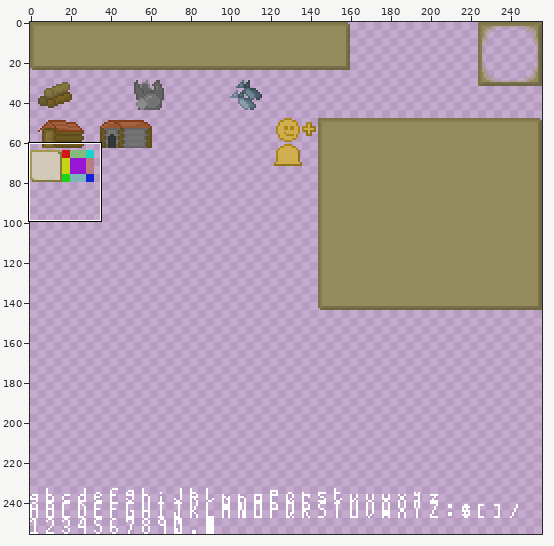
Two versions of one sprite sheet, res/gui.png. Above, an overview of the earlier version with the close-up marked.
Close-up. The starting point:
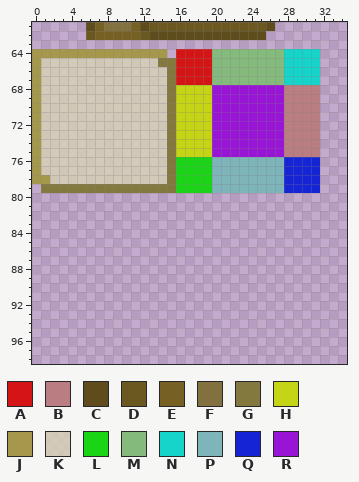
The file is 256x256 pixels. Colours within 5 levels of each other are drawn and written as one. Shown: x 0..34, y 61..98.
Palette (. is transparent): A #d51515  B #ba7d81  C #5e4c1c  D #6b5720  E #766023  F #82703f  G #83783e  H #c5d515  J #a6984b  K #d7d2b5cc  L #19d515  M #85ba7d  N #15d5ca  P #7db5ba  Q #1524d5  R #9815d5
Pixels before, first column x 0:
61 ......CEFFFECDDDDDDDDDDDDDC.....
62 ......DEEEEEDCCCCCCCCCCCCC......
63 ................................
64 JJJJJJJJJJJJJJJ.AAAAMMMMMMMMNNNN
65 JKKKKKKKKKKKKKGGAAAAMMMMMMMMNNNN
66 JKKKKKKKKKKKKKKGAAAAMMMMMMMMNNNN
67 JKKKKKKKKKKKKKKGAAAAMMMMMMMMNNNN
68 JKKKKKKKKKKKKKKGHHHHRRRRRRRRBBBB
69 JKKKKKKKKKKKKKKGHHHHRRRRRRRRBBBB
70 JKKKKKKKKKKKKKKGHHHHRRRRRRRRBBBB
71 JKKKKKKKKKKKKKKGHHHHRRRRRRRRBBBB
72 JKKKKKKKKKKKKKKGHHHHRRRRRRRRBBBB
73 JKKKKKKKKKKKKKKGHHHHRRRRRRRRBBBB
74 JKKKKKKKKKKKKKKGHHHHRRRRRRRRBBBB
75 JKKKKKKKKKKKKKKGHHHHRRRRRRRRBBBB
76 JKKKKKKKKKKKKKKGLLLLPPPPPPPPQQQQ
77 JKKKKKKKKKKKKKKGLLLLPPPPPPPPQQQQ
78 JJKKKKKKKKKKKKKGLLLLPPPPPPPPQQQQ
79 .GGGGGGGGGGGGGGGLLLLPPPPPPPPQQQQ
Once edited:
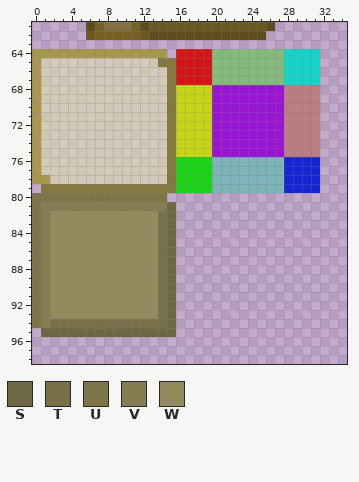
Colours new in this view: S #6e6743  T #777049  U #7d7548  V #857d51  W #938b5e
Edits made:
Changed rows in their new state; - is an unchanged pixel.
first column x 0:
80 UUUUUUUUUUUUUUU-
81 UVVVVVVVVVVVVVVS
82 UVWWWWWWWWWWWWTS
83 UVWWWWWWWWWWWWTS
84 UVWWWWWWWWWWWWTS
85 UVWWWWWWWWWWWWTS
86 UVWWWWWWWWWWWWTS
87 UVWWWWWWWWWWWWTS
88 UVWWWWWWWWWWWWTS
89 UVWWWWWWWWWWWWTS
90 UVWWWWWWWWWWWWTS
91 UVWWWWWWWWWWWWTS
92 UVWWWWWWWWWWWWTS
93 UVWWWWWWWWWWWWTS
94 UVTTTTTTTTTTTTTS
95 -SSSSSSSSSSSSSSS
